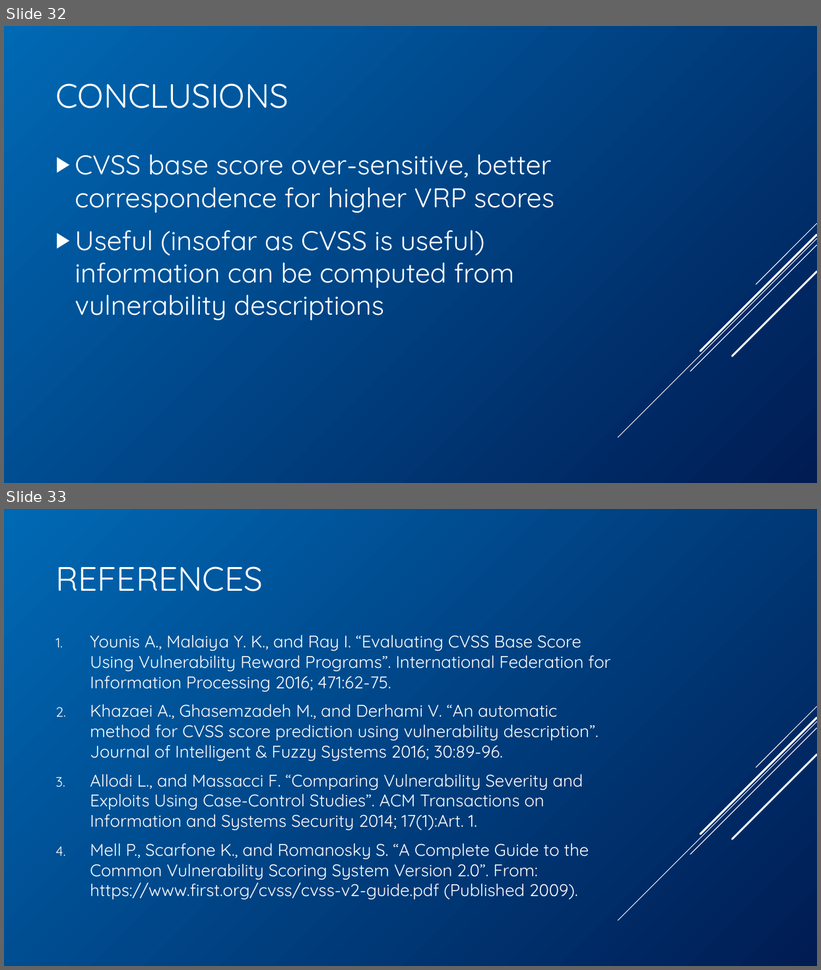
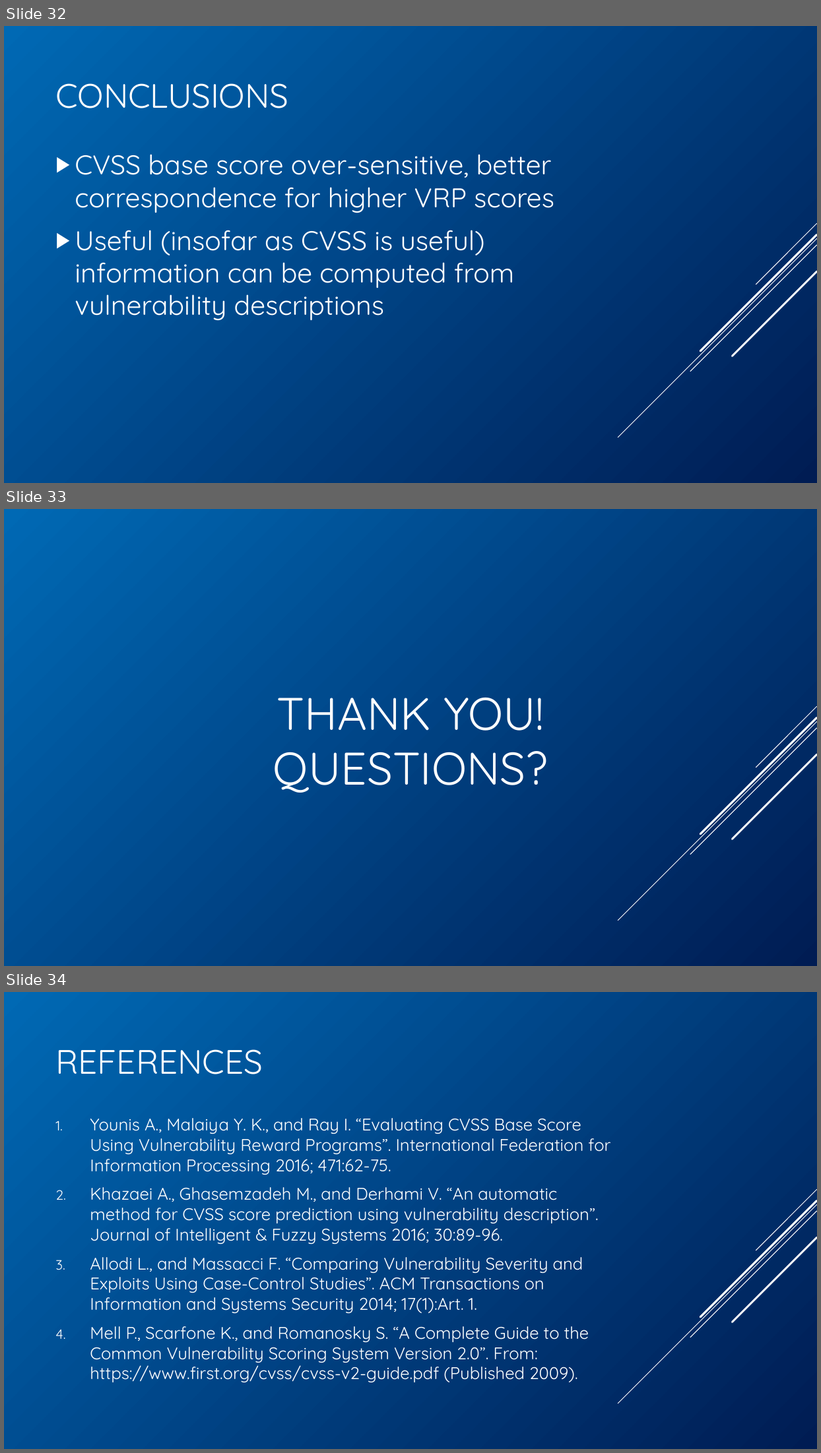
Before and after one commit to BenChurch/Winter2017, a slide deck: CISC848/BackgroundPentation/ChurchCISC848Background.pptx. Shown one above the other, each under a label of ours: slides 32 and 33 before the commit, slides 32, 33 and 34 after it. The pictures are 821x970 and 821x1453 pixels, drawn with LibreOffice and Linux fonts; fonts in the diff are those of the drawing. Boxes give left, top, right and bottom in pixels: in the first picture for what was removed or moved away, otherwise in the second. Text is boxed around its words. In the diff, an @@ line names an element or a change of style, - is before the commit and + after.

Commit message:
Synch before going to campus

```diff
--- a/CISC848/BackgroundPentation/ChurchCISC848Background.pptx
+++ b/CISC848/BackgroundPentation/ChurchCISC848Background.pptx
@@ slide 33 added at box(4, 509, 817, 966), background gradient #0069B4 to #001C53; not listed: 5 template elements that a slide beside it also shows @@
@@ title added at box(273, 697, 548, 793), 54 pt, text #FFFFFF @@
+THANK YOU!
+QUESTIONS?
@@ what was slide 33 is now slide 34 @@
```
